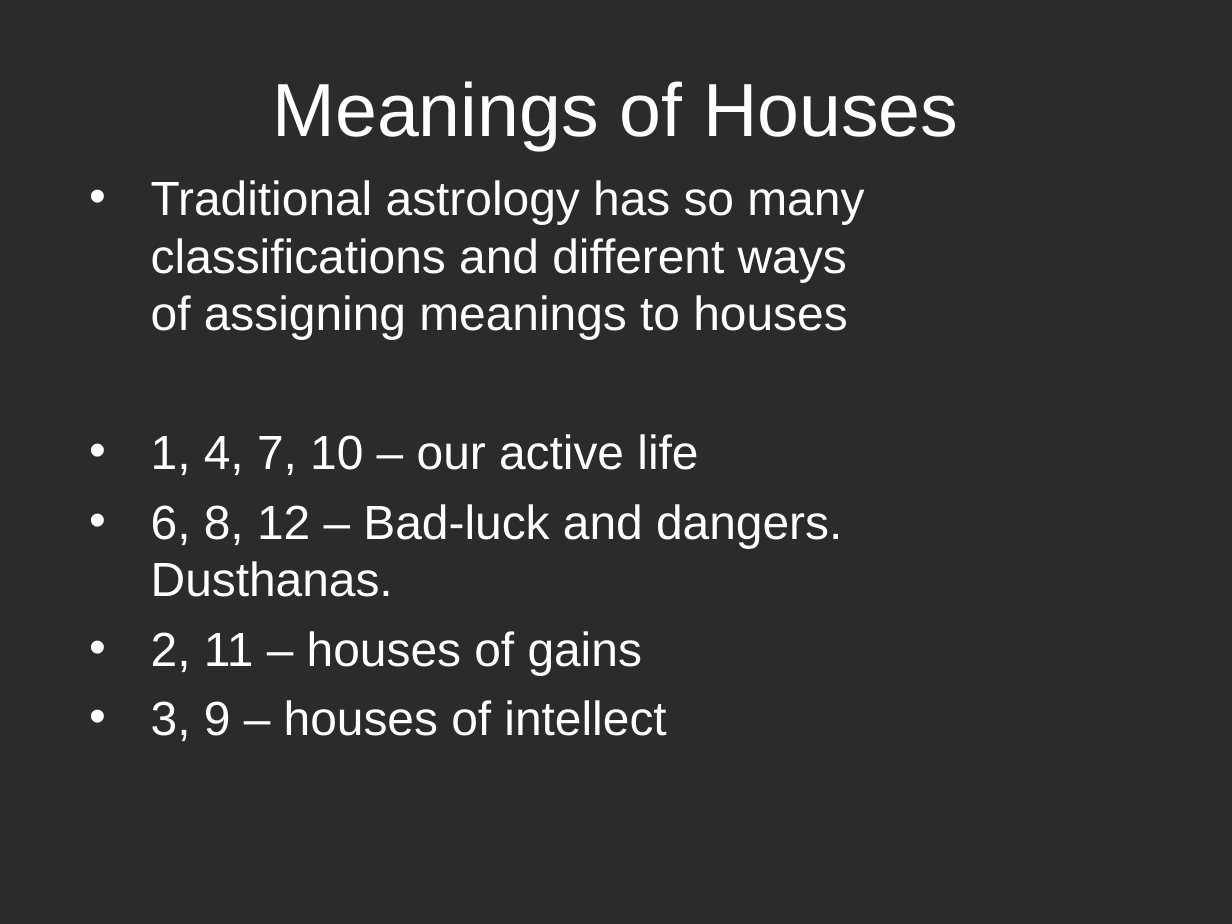
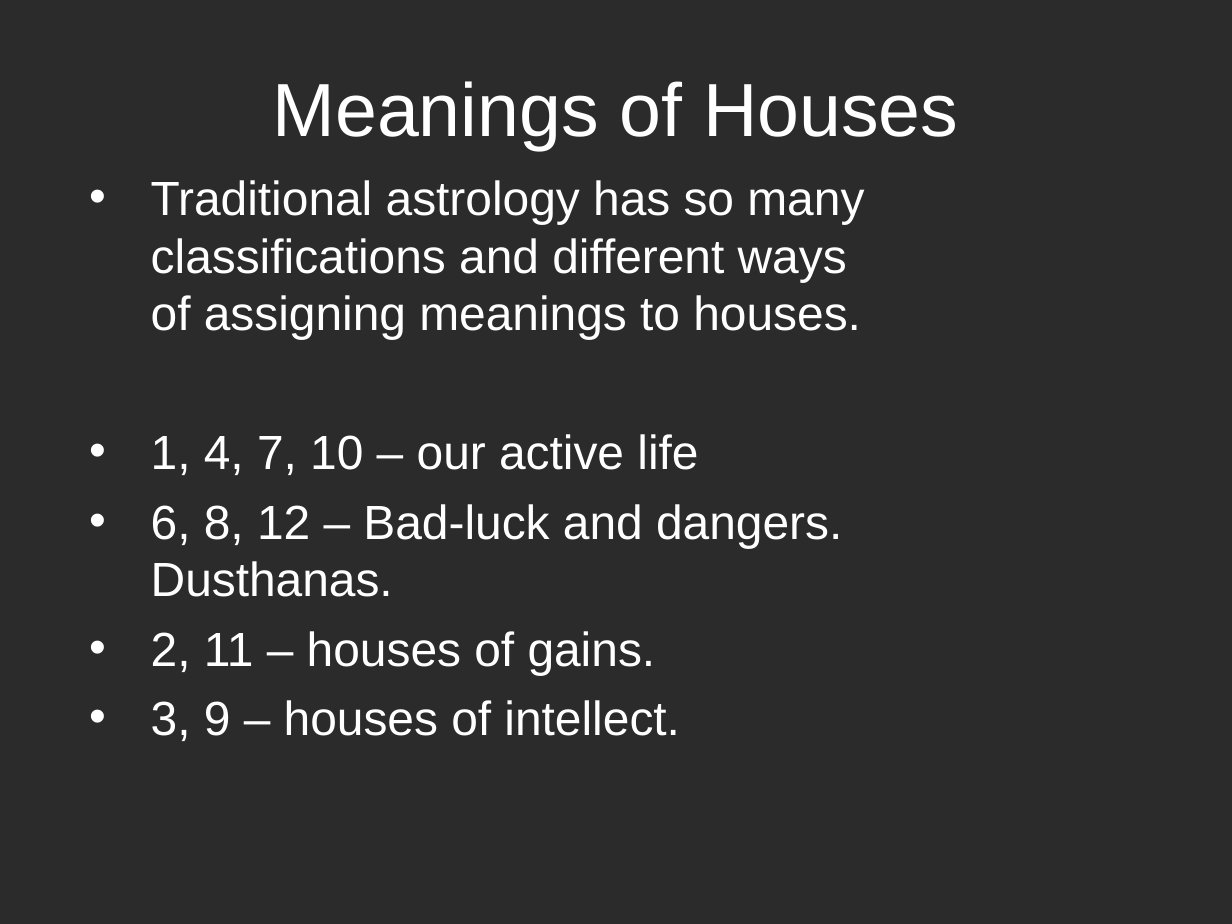
Before and after one commit to vadavalli/9th, a slide deck: slide 19 of downloads/Astro-class10.ppt (slide 18 before the commit). Drawn at 1232x924 pixels with LibreOffice and Linux fonts; fonts in the diff are those of the drawing; background and template pictures are left out; a plain dark background stands for a picture behind light text. Boxes give left, top, right and bottom in pixels: in the first picture for what was removed or moved away, otherwise in the second. Text is boxed around its words. In the diff, an @@ line names an element or a change of style, - is before the commit and + after.

```diff
--- a/downloads/Astro-class10.ppt
+++ b/downloads/Astro-class10.ppt
@@ text at [151,180,864,339]: text changed @@
-• Traditional astrology has so many classifications and different ways of assigning meanings to houses
+• Traditional astrology has so many classifications and different ways of assigning meanings to houses.
@@ text at [151,631,680,741]: text changed @@
-• 2, 11 – houses of gains
-• 3, 9 – houses of intellect
+• 2, 11 – houses of gains.
+• 3, 9 – houses of intellect.
```
Also in this commit, not shown: 7 other slides changed, 1 slide added, 1 other file.
